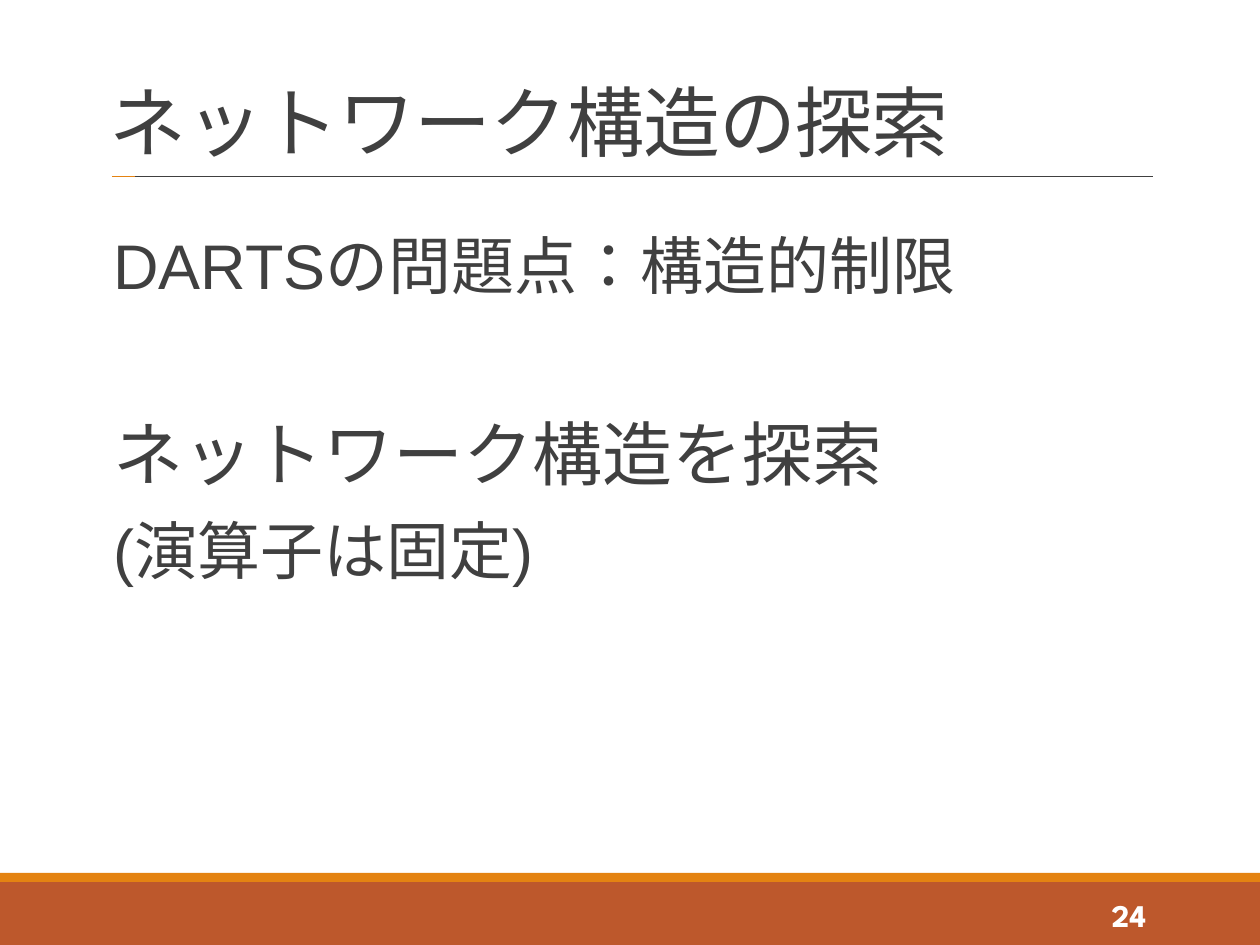
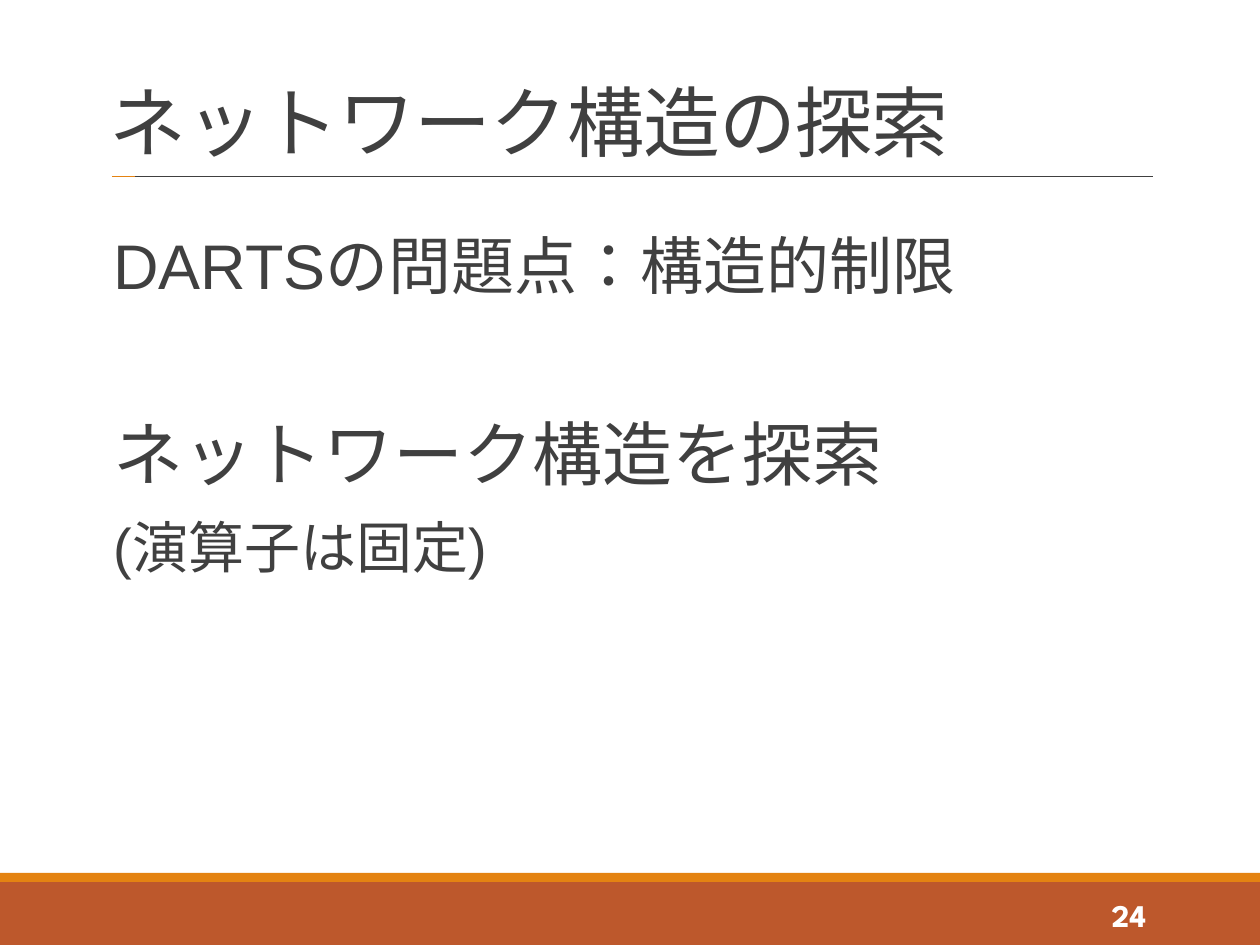
Before and after one commit to tatsuya-sugiyama/WeeklyReport, a slide deck: slide 24 of report/2020後期/2020_2nd_sugiyama.pptx. Drawn at 1260x945 pixels with LibreOffice and Linux fonts; fonts in the diff are those of the drawing. Boxes give left, top, right and bottom in pixels: in the first picture for what was removed or moved away, otherwise in the second. Text is boxed around its words. In the diff, an @@ line names an element or a change of style, - is before the commit and + after.

```diff
--- a/report/2020後期/2020_2nd_sugiyama.pptx
+++ b/report/2020後期/2020_2nd_sugiyama.pptx
@@ text at [113, 524, 487, 579]: size 36 to 32 pt in "(演算子は固定)" @@
```
Also in this commit, not shown: 1 other slide changed.
